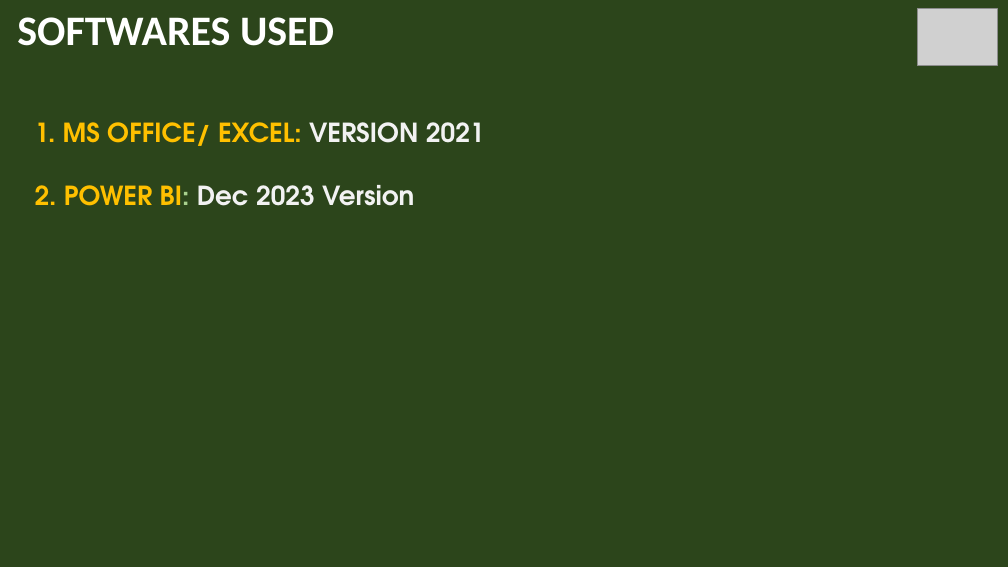
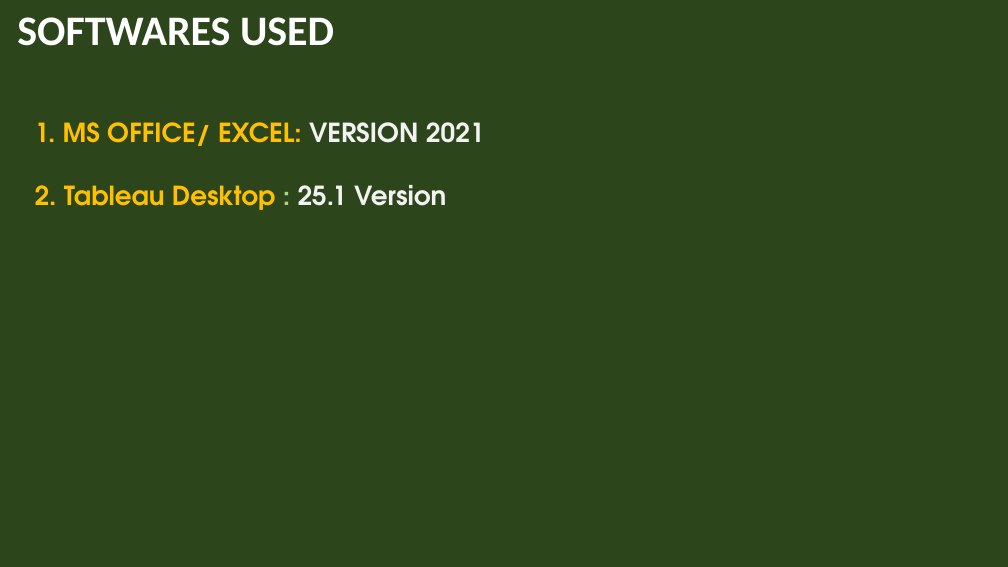
Before and after one commit to saurabh1118/Electrical-Vehicle-Data-Analysis, a slide deck: slide 3 of Electric Vehicle Presentation.pptx (slide 4 before the commit). Drawn at 1008x567 pixels with LibreOffice and Linux fonts; fonts in the diff are those of the drawing; grey boxes stand for pictures; background and template pictures are left out. Boxes give left, top, right and bottom in pixels: in the first picture for what was removed or moved away, otherwise in the second. Text is boxed around its words. In the diff, an @@ line names an element or a change of style, - is before the commit and + after.

```diff
--- a/Electric Vehicle Presentation.pptx
+++ b/Electric Vehicle Presentation.pptx
@@ picture removed at [917,8,997,66] @@
@@ text at [35,185,446,210]: text changed; text colour #F2F2F2 to #FFC000 @@
-2. POWER BI: Dec 2023 Version
+2. Tableau Desktop : 25.1 Version
```
Also in this commit, not shown: 2 other slides changed, 1 slide removed.
